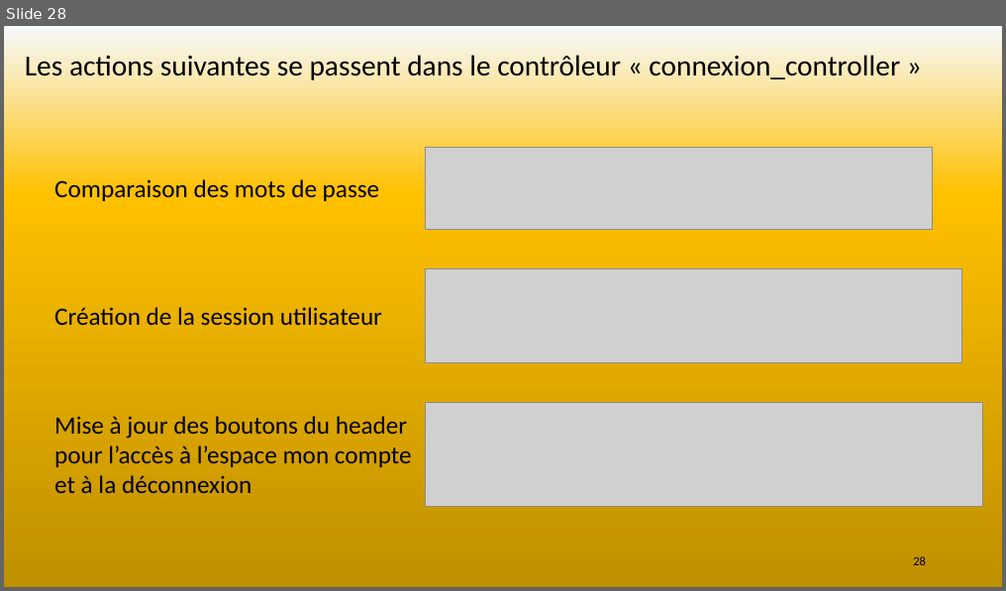
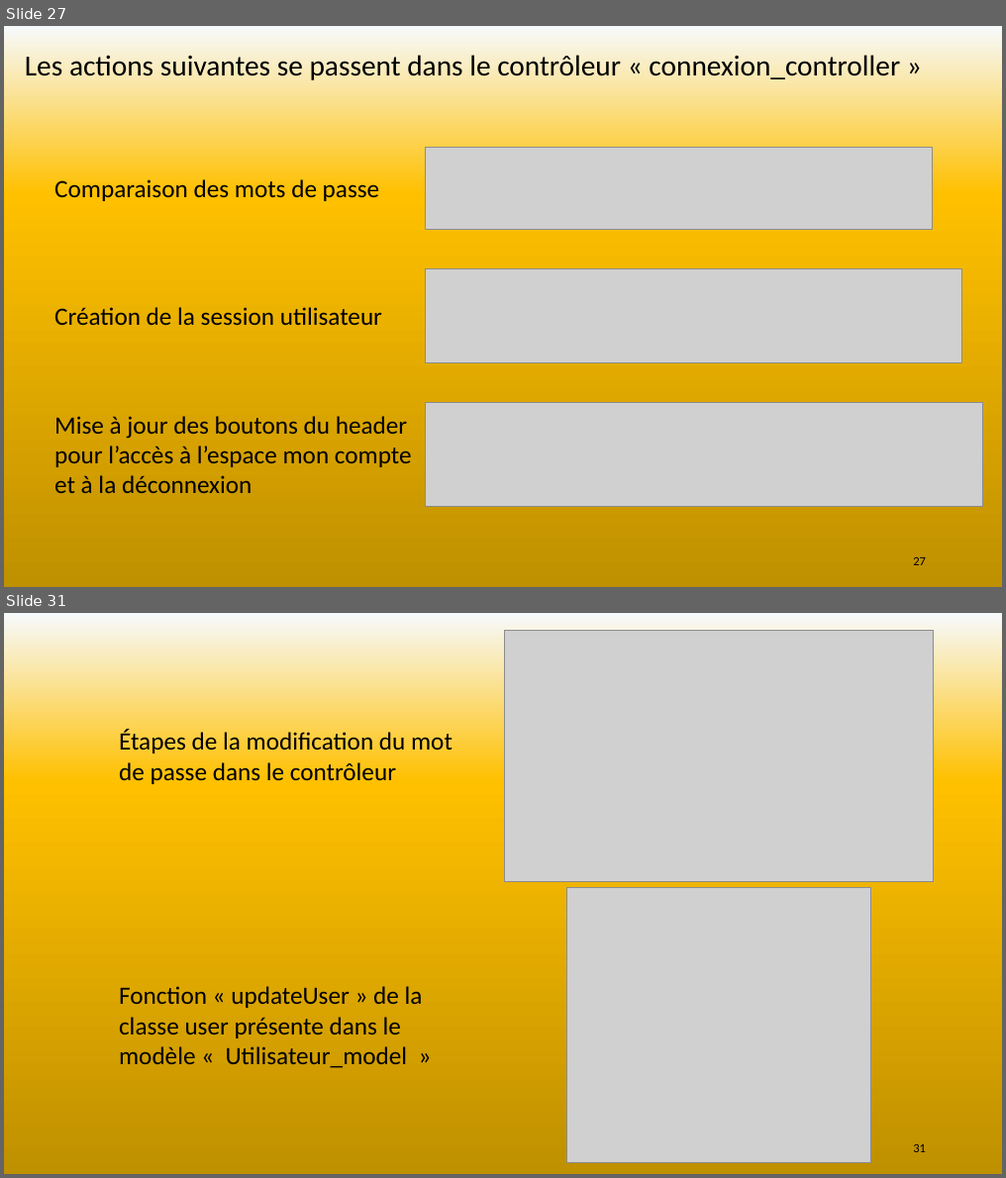
Before and after one commit to SebLeyr/Rotten_potatoes, a slide deck: Conception/Rotten potatoes.pptx. Shown one above the other, each under a label of ours: slide 28 before the commit, slides 27 and 31 after it; the slides between them are not shown. The pictures are 1006x591 and 1006x1178 pixels, drawn with LibreOffice and Linux fonts; fonts in the diff are those of the drawing; grey boxes stand for pictures. Boxes give left, top, right and bottom in pixels: in the first picture for what was removed or moved away, otherwise in the second. Text is boxed around its words. In the diff, an @@ line names an element or a change of style, - is before the commit and + after.

```diff
--- a/Conception/Rotten potatoes.pptx
+++ b/Conception/Rotten potatoes.pptx
@@ slide 31 added at (4,613,1002,1174), background gradient #F7FAFD to #FFC000 to #BF9000 to #FFFFFF @@
@@ picture added at (504,630,934,881) @@
@@ text added at (119,730,452,784), 24 pt, text #000000 @@
+Étapes de la modification du mot de passe dans le contrôleur
@@ picture added at (567,888,871,1163) @@
@@ text added at (119,986,423,1068), 24 pt, text #000000 @@
+Fonction « updateUser » de la classe user présente dans le modèle « Utilisateur_model »
@@ page number added at (913,1145,926,1153), 12 pt, text #000000 @@
+31
@@ what was slide 28 is now slide 27 @@
@@ page number at (913,558,926,566): text changed @@
-28
+27
```
Also in this commit, not shown: 5 slides changed, 8 other slides added, 4 slides removed, 1 other file.
